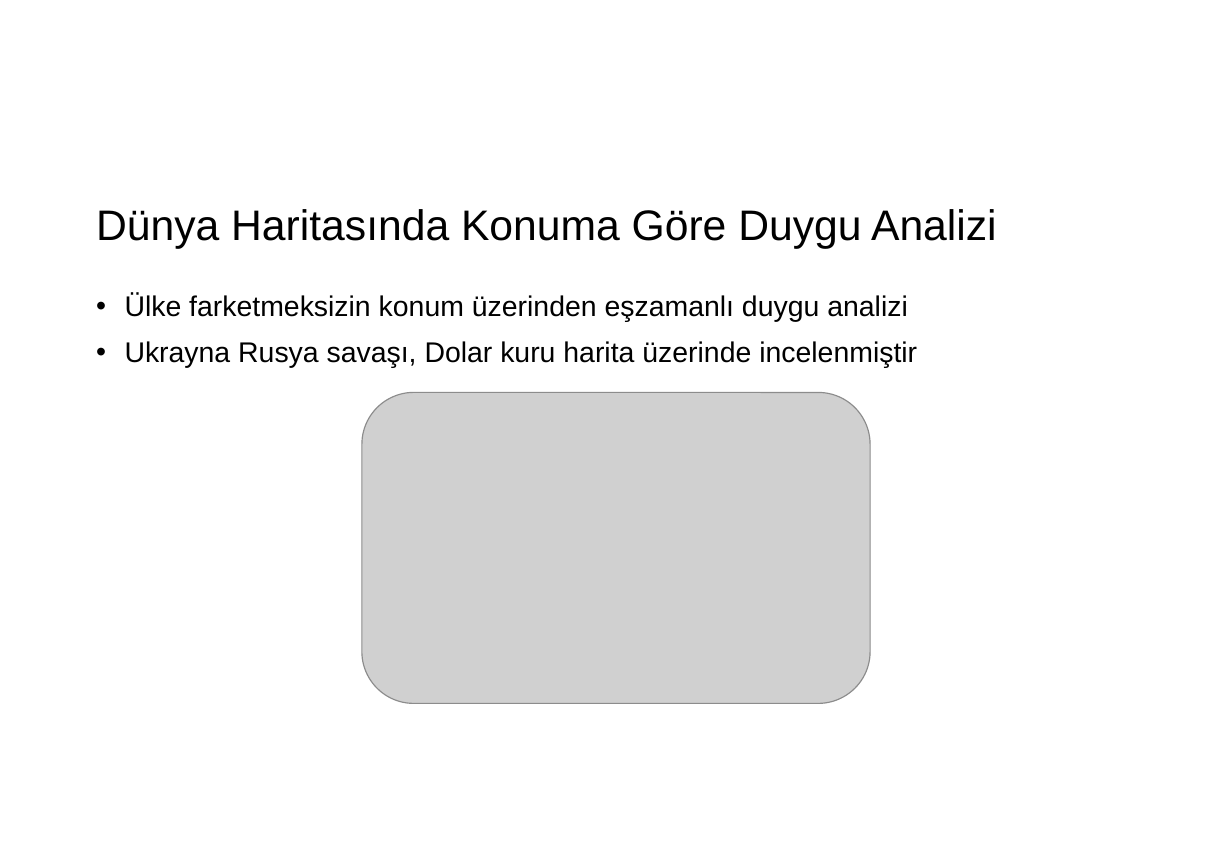
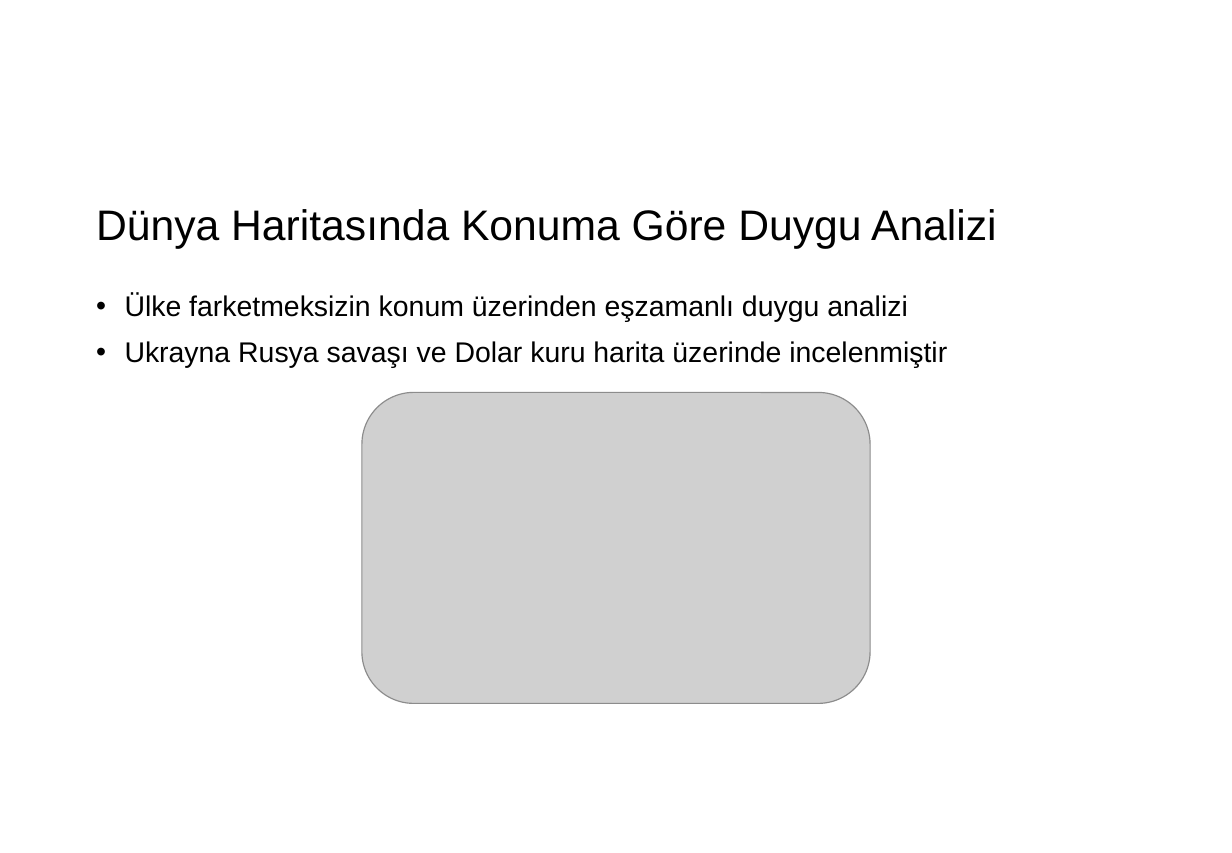
Before and after one commit to EnginKARATAS/twitter-sentiment-analyse, a slide deck: slide 16 of thesis/presentation.pptx. Drawn at 1232x853 pixels with LibreOffice and Linux fonts; fonts in the diff are those of the drawing; grey boxes stand for pictures; background and template pictures are left out. Boxes give left, top, right and bottom in pixels: in the first picture for what was removed or moved away, otherwise in the second. Text is boxed around its words. In the diff, an @@ line names an element or a change of style, - is before the commit and + after.

```diff
--- a/thesis/presentation.pptx
+++ b/thesis/presentation.pptx
@@ text at bbox=[125, 341, 947, 368]: text changed @@
-• Ukrayna Rusya savaşı, Dolar kuru harita üzerinde incelenmiştir
+• Ukrayna Rusya savaşı ve Dolar kuru harita üzerinde incelenmiştir
```
Also in this commit, not shown: 4 other slides changed, 1 slide added, 1 other file.
